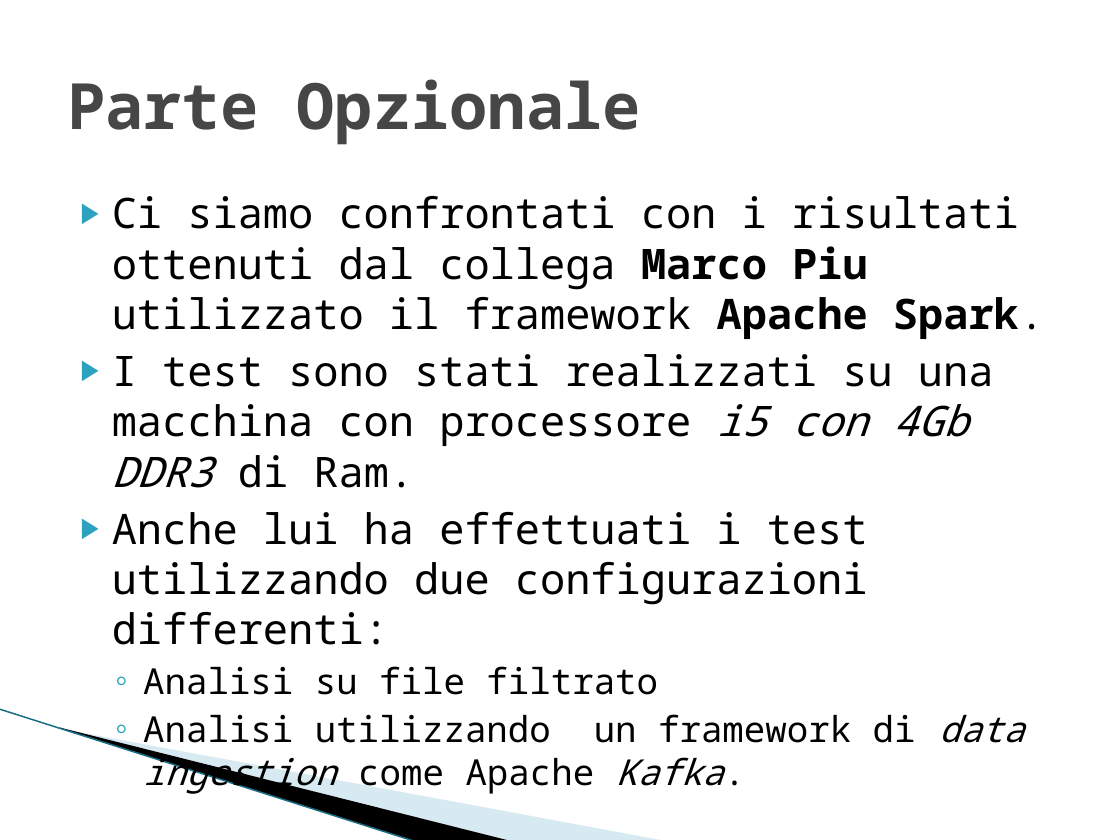
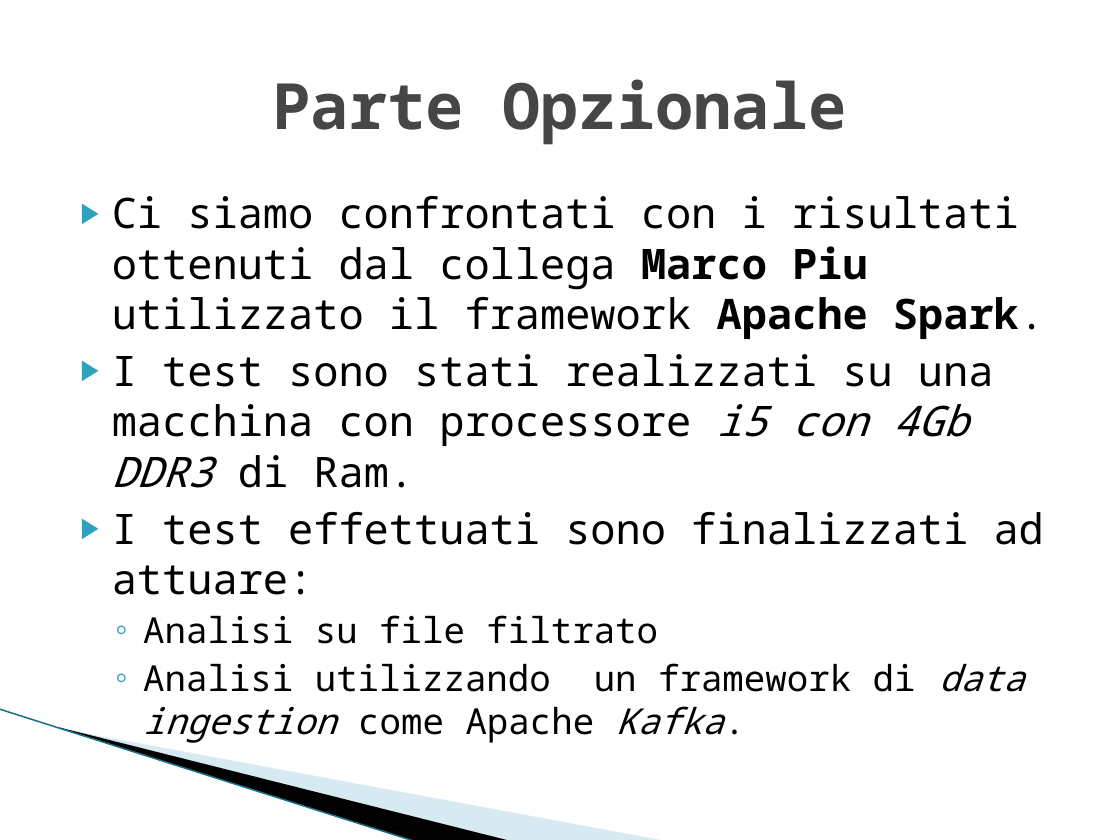
Before and after one commit to alexiey91/Flink, a slide deck: slide 21 of SABD2.pptx. Drawn at 1120x840 pixels with LibreOffice and Linux fonts; fonts in the diff are those of the drawing; background and template pictures are left out. Boxes give left, top, right and bottom in pixels: in the first picture for what was removed or moved away, otherwise in the second. Text is boxed around its words. In the diff, an @@ line names an element or a change of style, - is before the commit and + after.

```diff
--- a/SABD2.pptx
+++ b/SABD2.pptx
@@ title "Parte Opzionale" at [273, 79, 846, 145]: alignment left to centre @@
@@ text at [112, 512, 1044, 595]: text changed @@
-▶ Anche lui ha effettuati i test utilizzando due configurazioni differenti:
+▶ I test effettuati sono finalizzati ad attuare:
```
Also in this commit, not shown: 21 other slides changed.
